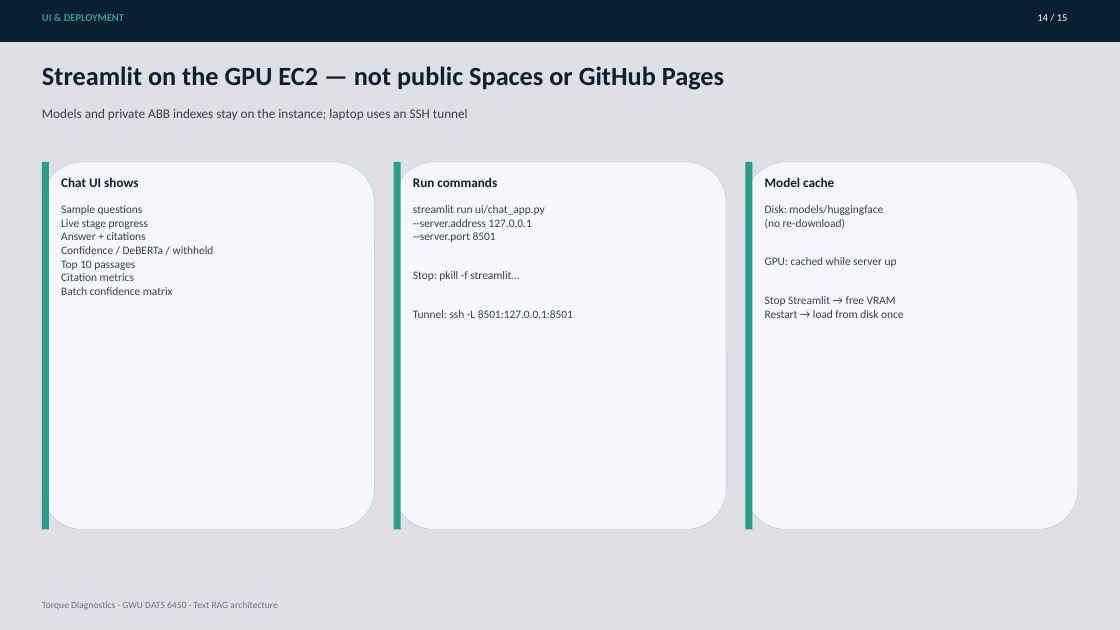
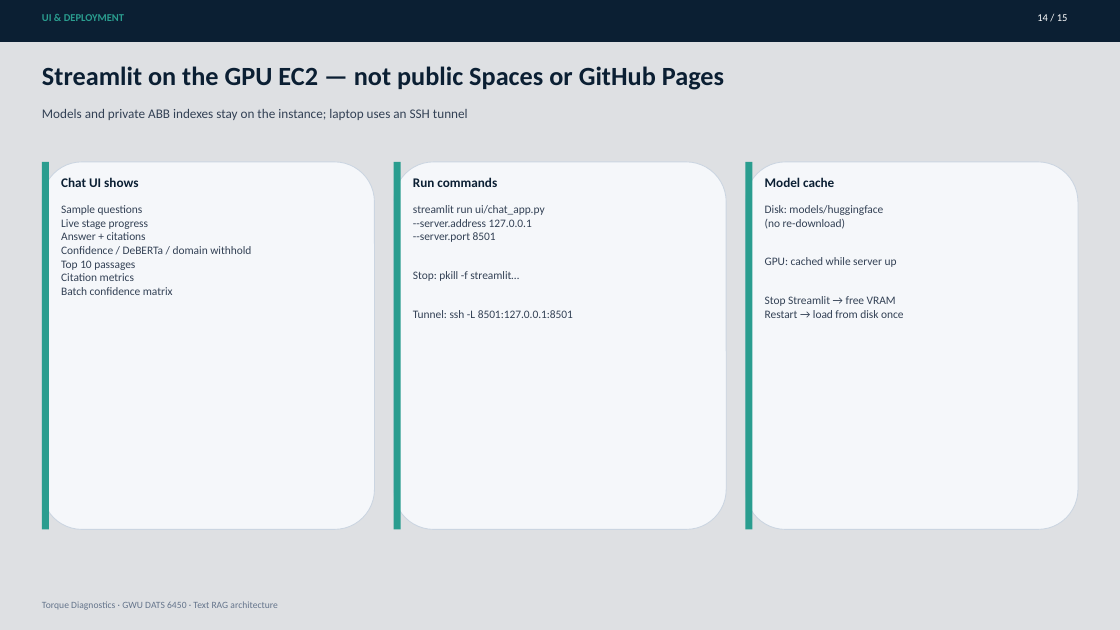
Before and after one commit to DhanushGWU1995/torque-diagnostics, a slide deck: slide 14 of docs/architecture-deck/Torque-Diagnostics-Architecture.pptx. Drawn at 1120x630 pixels with LibreOffice and Linux fonts; fonts in the diff are those of the drawing; background and template pictures are left out. Boxes give left, top, right and bottom in pixels: in the first picture for what was removed or moved away, otherwise in the second. Text is boxed around its words. In the diff, an @@ line names an element or a change of style, - is before the commit and + after.

Commit message:
Document domain-restricted withhold in README, pipeline guide, and architecture deck.
Align slides and narrative with the confidence-gate refusal for off-topic or unsupported questions.

```diff
--- a/docs/architecture-deck/Torque-Diagnostics-Architecture.pptx
+++ b/docs/architecture-deck/Torque-Diagnostics-Architecture.pptx
@@ text at (x1=61, y1=246, x2=251, y2=254): text changed @@
-Confidence / DeBERTa / withheld
+Confidence / DeBERTa / domain withhold
```
Also in this commit, not shown: 8 other slides changed, 4 other files.
